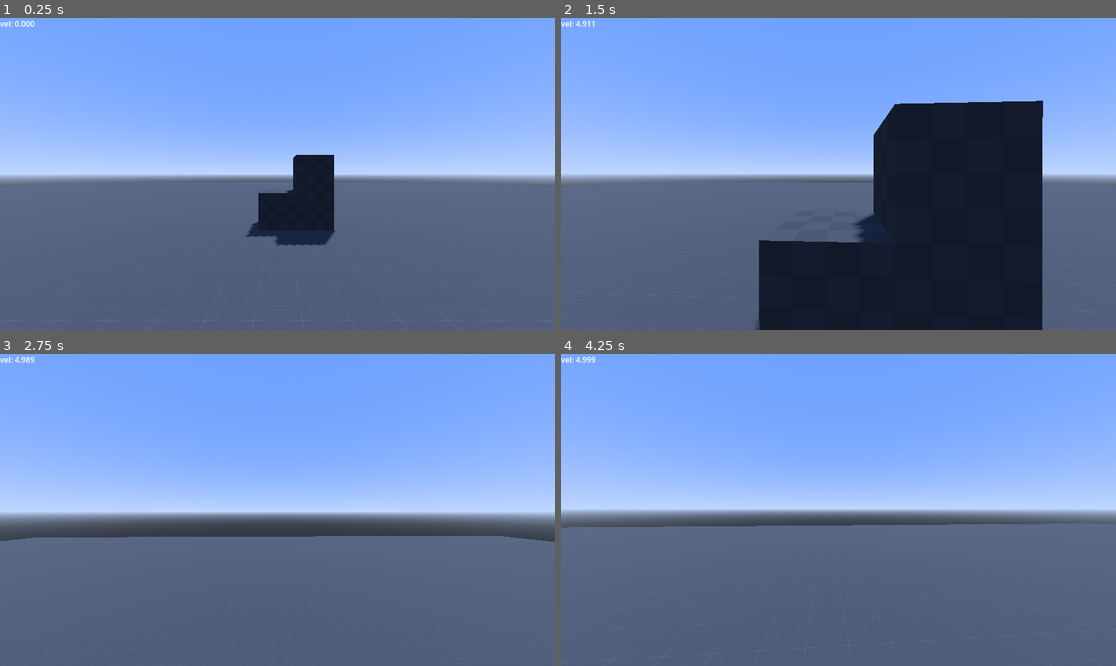
Above: before the commit, frames 1-4 (two rows, left to right).
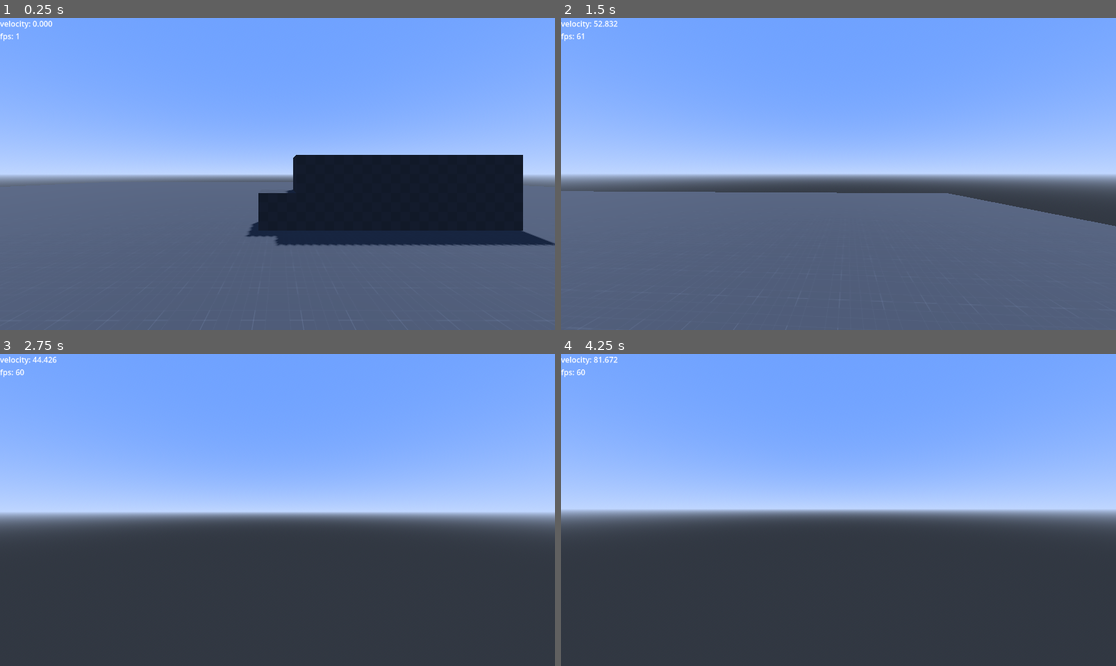
Above: after the commit, the same moments.

Repository: mvahaste/quake-like-movement-gd
Game: Godot game, scene res://Main.tscn
Same seed, same stepped clock (60 frames per second), same inputs: the game is played once before the commit and once after it.
Inputs (mouse positions are in pixels of both pictures, inside the frame that each line leads up to):
- Up to frame 1 (0.25 s): no input
- Up to frame 2 (1.5 s): tap Enter at 0.5 s; move the mouse to (866, 174) at 0.52 s; hold Space (jump) 0.53-1.28 s; hold W (move_forward) from 0.53 s (still down); move the mouse to (810, 174) at 1.27 s; tap Space (jump) at 1.35 s
- Up to frame 3 (2.75 s): keep holding W (move_forward); tap Space (jump) at 1.52, 1.82 s; move the mouse to (288, 503) at 2.02 s; hold Space (jump) from 2.03 s (still down)
- Up to frame 4 (4.25 s): keep holding W (move_forward); move the mouse to (832, 516) at 2.77 s; release Space (jump) at 2.78 s; tap Space (jump) at 2.85, 3.02, 3.32 s; move the mouse to (877, 513) at 3.52 s; hold Space (jump) from 3.53 s (still down)

The runs differ from the first frame. In frame 1, 10% of the frame differs, in the area x 0-100%, y 0-73%; in frame 2, 31%; in frame 3, 41%; in frame 4, 45%, in the area x 0-100%, y 0-100%.

Commit message:
*

Diff:
--- a/Main.tscn
+++ b/Main.tscn
@@ -44,4 +44,40 @@
 [node name="Box3" parent="Env/Objects/Boxes" instance=ExtResource("2_2us5x")]
 transform = Transform3D(1, 0, 0, 0, 1, 0, 0, 0, 1, 1, 1.5, -5)
 
+[node name="Box4" parent="Env/Objects/Boxes" instance=ExtResource("2_2us5x")]
+transform = Transform3D(1, 0, 0, 0, 1, 0, 0, 0, 1, 2, 0.5, -5)
+
+[node name="Box5" parent="Env/Objects/Boxes" instance=ExtResource("2_2us5x")]
+transform = Transform3D(1, 0, 0, 0, 1, 0, 0, 0, 1, 2, 1.5, -5)
+
+[node name="Box6" parent="Env/Objects/Boxes" instance=ExtResource("2_2us5x")]
+transform = Transform3D(1, 0, 0, 0, 1, 0, 0, 0, 1, 3, 0.5, -5)
+
+[node name="Box7" parent="Env/Objects/Boxes" instance=ExtResource("2_2us5x")]
+transform = Transform3D(1, 0, 0, 0, 1, 0, 0, 0, 1, 3, 1.5, -5)
+
+[node name="Box8" parent="Env/Objects/Boxes" instance=ExtResource("2_2us5x")]
+transform = Transform3D(1, 0, 0, 0, 1, 0, 0, 0, 1, 4, 0.5, -5)
+
+[node name="Box9" parent="Env/Objects/Boxes" instance=ExtResource("2_2us5x")]
+transform = Transform3D(1, 0, 0, 0, 1, 0, 0, 0, 1, 4, 1.5, -5)
+
+[node name="Box10" parent="Env/Objects/Boxes" instance=ExtResource("2_2us5x")]
+transform = Transform3D(1, 0, 0, 0, 1, 0, 0, 0, 1, 5, 0.5, -5)
+
+[node name="Box11" parent="Env/Objects/Boxes" instance=ExtResource("2_2us5x")]
+transform = Transform3D(1, 0, 0, 0, 1, 0, 0, 0, 1, 5, 1.5, -5)
+
+[node name="Box12" parent="Env/Objects/Boxes" instance=ExtResource("2_2us5x")]
+transform = Transform3D(1, 0, 0, 0, 1, 0, 0, 0, 1, 6, 0.5, -5)
+
+[node name="Box13" parent="Env/Objects/Boxes" instance=ExtResource("2_2us5x")]
+transform = Transform3D(1, 0, 0, 0, 1, 0, 0, 0, 1, 6, 1.5, -5)
+
+[node name="Box14" parent="Env/Objects/Boxes" instance=ExtResource("2_2us5x")]
+transform = Transform3D(1, 0, 0, 0, 1, 0, 0, 0, 1, 6, 0.5, -5)
+
+[node name="Box15" parent="Env/Objects/Boxes" instance=ExtResource("2_2us5x")]
+transform = Transform3D(1, 0, 0, 0, 1, 0, 0, 0, 1, 6, 1.5, -5)
+
 [node name="Player" parent="." instance=ExtResource("3_mlg6t")]
--- a/PlayerController.gd
+++ b/PlayerController.gd
@@ -4,13 +4,26 @@
 const SPEED = 5.0
 const JUMP_VELOCITY = 4.5
 
+const MAX_SPEED = 75
+const MAX_AIR_SPEED = 25
+const MAX_ACCEL = 10 * MAX_SPEED
+
 # Get the gravity from the project settings to be synced with RigidBody nodes.
 var gravity = ProjectSettings.get_setting("physics/3d/default_gravity")
 
-var last_floor = true
-var wishdir = Vector3()
-var prev_wishdir = Vector3()
-var direction = Vector3()
+# var last_floor = true
+# var wishdir = Vector3()
+# var prev_wishdir = Vector3()
+# var direction = Vector3()
+
+
+#! DEBUG
+@onready var wishdir_line = $Head/WishdirContainer/Center/Wishdir
+@onready var wishdir_ray = $WishdirRaycast
+@onready var velocity_ray = $VelocityRaycast
+@onready var vel_line = $Head/WishdirContainer/Center/Velocity
+@onready var vel_text = $Head/Label
+#! DEBUG
 
 
 func _ready():
@@ -28,36 +41,74 @@
 
 
 func _process(delta):
-	# Add the gravity.
-	if not is_on_floor():
+	# # Add the gravity.
+	# if not is_on_floor():
+	# 	velocity.y -= gravity * delta
+
+	# # Handle Jump.
+	# if Input.is_action_pressed("jump") and is_on_floor():
+	# 	velocity.y = JUMP_VELOCITY
+	# 	prev_wishdir = wishdir
+
+	# # Get the input direction and handle the movement/deceleration.
+	var input = Input.get_vector("move_left", "move_right", "move_forward", "move_backward")
+	var wishdir = Vector3(input.x, 0, input.y)
+
+	# print(wishdir)
+
+	# direction = lerp(direction, (transform.basis * wishdir).normalized(), 0.1)
+
+	# if direction:
+	# 	# velocity.x = direction.x * SPEED
+	# 	velocity.x = lerp(velocity.x, direction.x * SPEED, 0.1)
+	# 	# velocity.z = direction.z * SPEED
+	# 	velocity.z = lerp(velocity.z, direction.z * SPEED, 0.1)
+	# else:
+	# 	if is_on_floor() and last_floor:
+	# 		velocity.x = move_toward(velocity.x, 0, SPEED)
+	# 		velocity.z = move_toward(velocity.z, 0, SPEED)
+
+	# last_floor = is_on_floor()
+
+	if is_on_floor():
+		velocity = update_vel_ground(wishdir, velocity, delta).rotated(Vector3.UP, rotation.y)
+
+		if Input.is_action_just_pressed("jump"):
+			velocity.y = JUMP_VELOCITY
+	else:
+		velocity = update_vel_air(wishdir, velocity, delta).rotated(Vector3.UP, rotation.y)
 		velocity.y -= gravity * delta
 
-	# Handle Jump.
-	if Input.is_action_pressed("jump") and is_on_floor():
-		velocity.y = JUMP_VELOCITY
-		prev_wishdir = wishdir
-
-	# Get the input direction and handle the movement/deceleration.
-	var input = Input.get_vector("move_left", "move_right", "move_forward", "move_backward")
-	wishdir = Vector3(input.x, 0, input.y)
-
-	print(wishdir)
-
-	direction = lerp(direction, (transform.basis * wishdir).normalized(), 0.1)
-
-	if direction:
-		# velocity.x = direction.x * SPEED
-		velocity.x = lerp(velocity.x, direction.x * SPEED, 0.1)
-		# velocity.z = direction.z * SPEED
-		velocity.z = lerp(velocity.z, direction.z * SPEED, 0.1)
-	else:
-		if is_on_floor() and last_floor:
-			velocity.x = move_toward(velocity.x, 0, SPEED)
-			velocity.z = move_toward(velocity.z, 0, SPEED)
-
-	last_floor = is_on_floor()
-
-	$Head/Label.text = "vel: %.3f" % Vector2(velocity.x, velocity.z).length()
-	$WishdirRaycast.target_position = wishdir * 10
 
 	move_and_slide()
+
+	debug_info(wishdir)
+
+
+func update_vel_ground(wishdir: Vector3, vel: Vector3, frame_time: float) -> Vector3:
+	vel = friction(vel, frame_time)
+
+	var current_speed = vel.dot(wishdir)
+
+	var add_speed = clamp(MAX_SPEED - current_speed, 0, MAX_ACCEL * frame_time)
+
+	return vel + (add_speed * wishdir)
+
+
+func update_vel_air(wishdir: Vector3, vel: Vector3, frame_time: float) -> Vector3:
+	var current_speed = vel.dot(wishdir)
+	var add_speed = clamp(MAX_AIR_SPEED - current_speed, 0, MAX_ACCEL * frame_time)
+
+	return vel + (add_speed * wishdir)
+
+
+func friction(vel: Vector3, frame_time: float) -> Vector3:
+	return vel * 4 * frame_time
+
+
+func debug_info(wishdir: Vector3):
+	vel_text.text = "velocity: %.3f\nfps: %s" % [Vector2(velocity.x, velocity.z).length(), Engine.get_frames_per_second()]
+	wishdir_ray.target_position = wishdir * 5
+	velocity_ray.target_position = velocity * transform.basis
+	# wishdir_line.set_point_position(1, Vector2(wishdir.x, wishdir.z) * 90)
+	# vel_line.set_point_position(1, Vector2(velocity.x, velocity.z).rotated(rotation.y) * 30)
--- a/player.tscn
+++ b/player.tscn
@@ -31,7 +31,78 @@
 size_flags_vertical = 0
 text = "Velocity: 10"
 
+[node name="WishdirContainer" type="Control" parent="Head"]
+visible = false
+layout_mode = 3
+anchors_preset = 4
+anchor_top = 0.5
+anchor_bottom = 0.5
+offset_left = 80.0
+offset_top = -95.5
+offset_right = 271.0
+offset_bottom = 95.5
+grow_vertical = 2
+size_flags_horizontal = 0
+
+[node name="Center" type="Control" parent="Head/WishdirContainer"]
+layout_mode = 1
+anchors_preset = 8
+anchor_left = 0.5
+anchor_top = 0.5
+anchor_right = 0.5
+anchor_bottom = 0.5
+offset_left = -0.5
+offset_top = -0.5
+offset_right = 0.5
+offset_bottom = 0.5
+grow_horizontal = 2
+grow_vertical = 2
+
+[node name="Wishdir" type="Line2D" parent="Head/WishdirContainer/Center"]
+points = PackedVector2Array(0, 0, 0, -90)
+width = 4.0
+default_color = Color(0, 0.635294, 1, 1)
+begin_cap_mode = 2
+end_cap_mode = 2
+
+[node name="Velocity" type="Line2D" parent="Head/WishdirContainer/Center"]
+points = PackedVector2Array(0, 0, 0, -90)
+width = 4.0
+default_color = Color(0.964706, 0.160784, 0.231373, 1)
+begin_cap_mode = 2
+end_cap_mode = 2
+
+[node name="WishdirLabel" type="Label" parent="Head/WishdirContainer"]
+modulate = Color(0, 0.635294, 1, 1)
+layout_mode = 1
+anchors_preset = 2
+anchor_top = 1.0
+anchor_bottom = 1.0
+offset_top = -43.5
+offset_right = 57.0
+offset_bottom = -17.5
+grow_vertical = 0
+text = "wishdir"
+
+[node name="VelocityLabel" type="Label" parent="Head/WishdirContainer"]
+modulate = Color(0.964706, 0.160784, 0.231373, 1)
+layout_mode = 1
+anchors_preset = 2
+anchor_top = 1.0
+anchor_bottom = 1.0
+offset_top = -26.0
+offset_right = 60.0
+grow_vertical = 0
+text = "velocity"
+
 [node name="WishdirRaycast" type="RayCast3D" parent="."]
+transform = Transform3D(1, 0, 0, 0, 1, 0, 0, 0, 1, 0, -1, 0)
+target_position = Vector3(0, 0, 0)
+collide_with_bodies = false
+debug_shape_custom_color = Color(0, 1, 0, 1)
+debug_shape_thickness = 5
+
+[node name="VelocityRaycast" type="RayCast3D" parent="."]
 transform = Transform3D(1, 0, 0, 0, 1, 0, 0, 0, 1, 0, -1, 0)
 target_position = Vector3(0, 0, 0)
 collide_with_bodies = false
